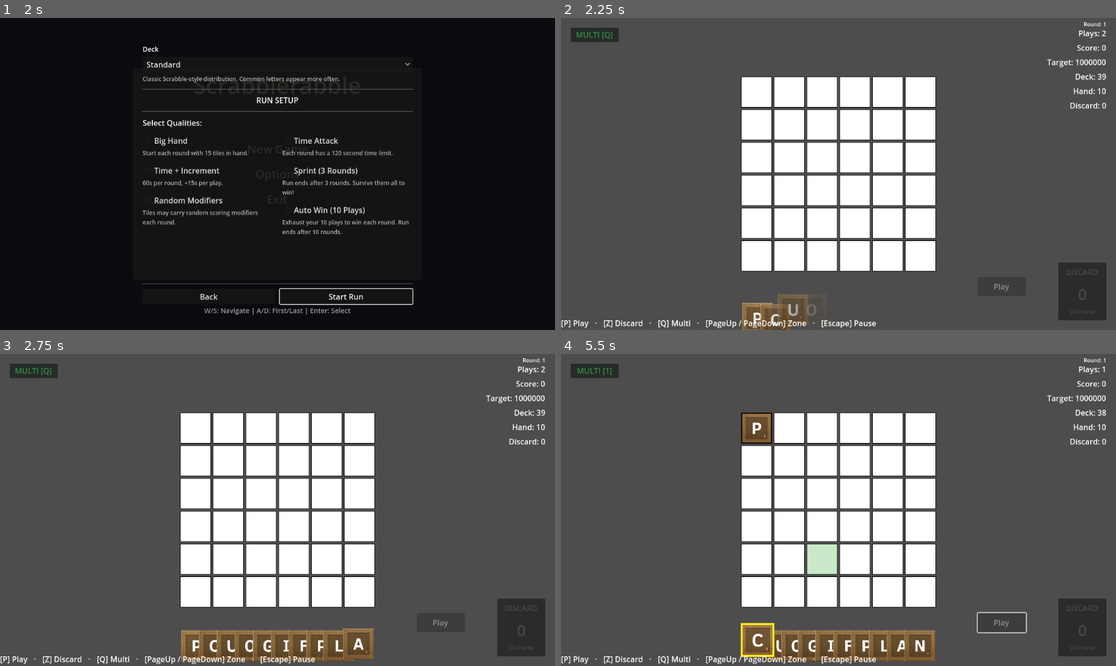
Above: before the commit, frames 1-4 (two rows, left to right).
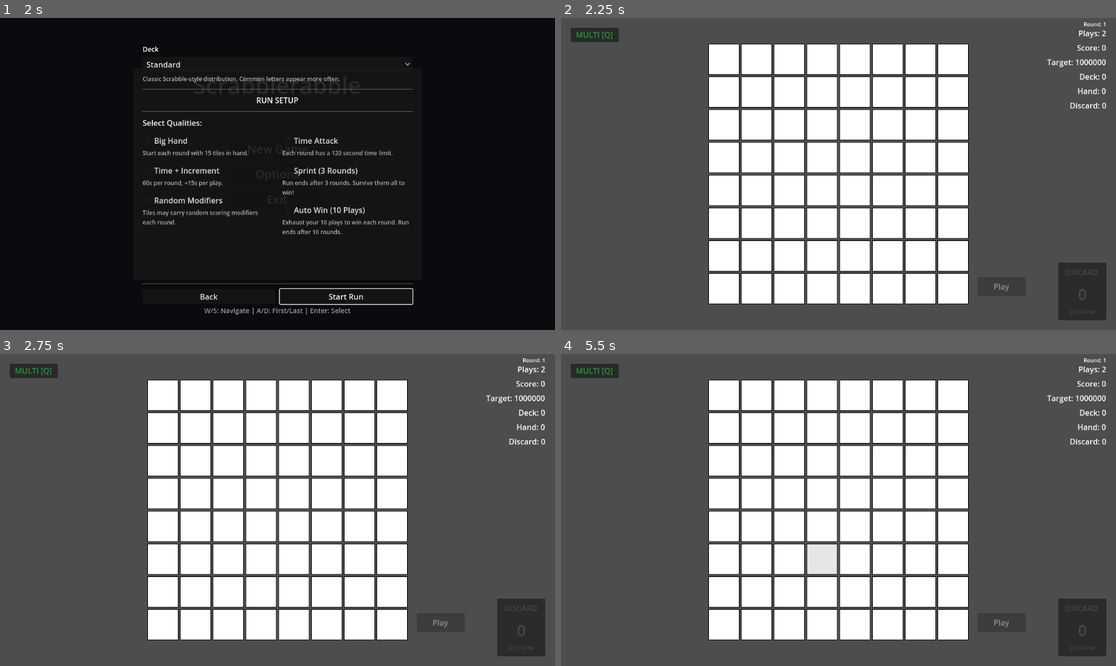
Above: after the commit, the same moments.

Repository: rcmilan/godot-scrabblerabble
Game: Godot game, scene res://scenes/title_screen/title_screen.tscn
Two runs of this game, one before a commit and one after it. Both use one fixed random seed, a clock stepped at 60 frames per second and the inputs below.
Inputs (mouse positions are in pixels of both pictures, inside the frame that each line leads up to):
- Up to frame 1 (2 s): click "New Game" at 0.5 s; click "New Game" at 1.25 s
- Up to frame 2 (2.25 s): click "Start Run" at 2 s
- Up to frame 3 (2.75 s): no input
- Up to frame 4 (5.5 s): tap Enter (ui_accept) at 2.75, 5 s; drag from (755, 428) to (894, 441) at 2.77 s; click (999, 622) at 3.5 s, where only the run before the commit has a clickable "Play"; click (999, 622) at 4.25 s, where only the run before the commit has a clickable "Play"; drag from (755, 428) to (810, 572) at 5.02 s

Frame 1 is identical in both runs. In frame 2, 17% of the frame differs, in the area x 0-99%, y 8-100%; in frame 3, 18%; in frame 4, 20%, in the area x 0-99%, y 4-100%.
Error after the commit: Parse Error: Cannot infer the type of "unicode" variable because the value doesn't have a set type. (res://scenes/ui/focus_cursor/focus_cursor.gd:220)

Commit message:
fix: auto-resume typing on board when letter pressed without active session
When on board, pressing spacebar (or any non-letter action) would end the
typing session. Then typing wouldn't work until explicitly switching zones.

Now, if a letter is pressed on the board but no typing session is active,
automatically start one at the current cursor position. This allows typing
to work seamlessly regardless of previous key presses.

Co-Authored-By: Claude Opus 4.6 <noreply@anthropic.com>

Diff:
--- a/scenes/ui/focus_cursor/focus_cursor.gd
+++ b/scenes/ui/focus_cursor/focus_cursor.gd
@@ -214,10 +214,16 @@
 	if not _is_active:
 		return
 	# Letter/backspace input when typing on board
-	if _typing_session != null and event is InputEventKey and event.is_pressed() and not event.is_echo():
-		if _handle_typing_key(event):
-			get_viewport().set_input_as_handled()
-			return
+	if event is InputEventKey and event.is_pressed() and not event.is_echo():
+		# Auto-start typing session on board if a letter is pressed
+		if _state.position.is_board() and _typing_session == null:
+			var unicode := event.unicode
+			if (unicode >= 65 and unicode <= 90) or (unicode >= 97 and unicode <= 122):
+				_start_typing_at(_state.position.board_coords)
+		if _typing_session != null:
+			if _handle_typing_key(event):
+				get_viewport().set_input_as_handled()
+				return
 	if event.is_action_pressed(KeyAction.NAVIGATE_LEFT):
 		_navigate(Vector2i.LEFT)
 		get_viewport().set_input_as_handled()
